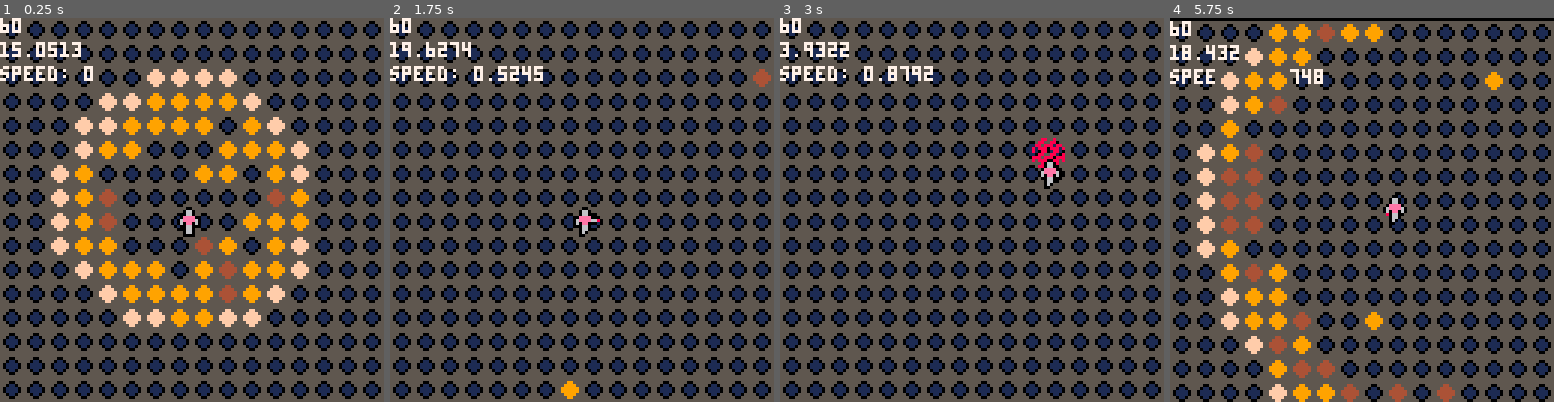
Above: before the commit, frames 1-4 (left to right).
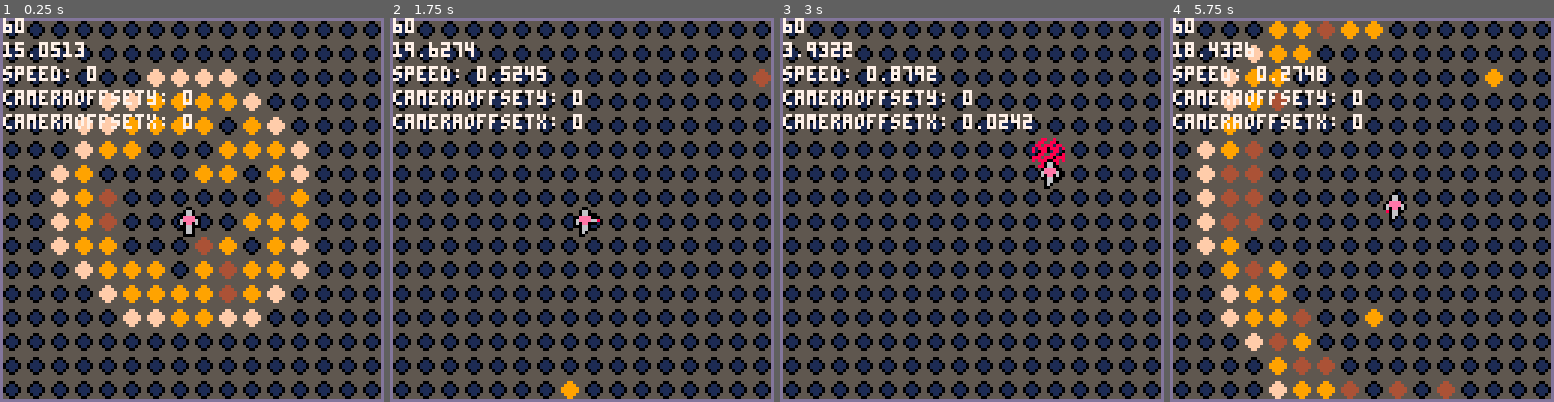
Above: after the commit, the same moments.

Repository: austin-m2/PICO-8-Carts
Game: PICO-8 cartridge arena.p8
Same seed, same stepped clock (60 frames per second), same inputs: the game is played once before the commit and once after it.
Inputs:
- Up to frame 1 (0.25 s): no input
- Up to frame 2 (1.75 s): tap X (X key) at 0.33, 1.07 s; tap O (Z key) at 0.7, 1.7 s; hold Right from 1.6 s (still down)
- Up to frame 3 (3 s): tap X (X key) at 1.85, 2.97 s; release Right at 2.1 s; tap O (Z key) at 2.1, 2.5, 2.9 s; hold Up 2.15-2.42 s; hold Right from 2.47 s (still down)
- Up to frame 4 (5.75 s): release Right at 3.03 s; hold Left 3.08-3.58 s; tap O (Z key) every 0.4 s from 3.3 to 5.7 s; hold Down 3.63-3.97 s; hold Right 4.02-4.68 s; tap X (X key) at 4.08, 5.2 s; hold Up 4.73-5.03 s; hold Left 5.08-5.68 s; hold Down from 5.73 s (still down)

The runs differ from the first frame. In frame 1, 5.8% of the frame differs, in the area x 0-100%, y 0-100%; in frame 2, 6.1%; in frame 3, 6.3%; in frame 4, 34%.

Commit message:
Removed old, unused functions

Diff:
--- a/arena.p8
+++ b/arena.p8
@@ -1,5 +1,5 @@
 pico-8 cartridge // http://www.pico-8.com
-version 11
+version 14
 __lua__
 
 player = {}
@@ -96,15 +96,6 @@
 	cls()
 	map(0,0,0,0,16,16)
 
-	if (stat(7) > highestmem) then highestmem = stat(7) end
-	print(highestmem,0,0,7)
-
-
-	print(cpu, 0, 8, 7)
-    print("speed: "..sqrt(player.dx^2 + player.dy^2), 0, 16, 7)
-
-
-
 	tiles_draw()
 
 	--draw shots above player
@@ -124,7 +115,22 @@
 		end
 	end
 
-
+    --draw border
+    --fillp(0b1000011110001000)
+    c = 13
+    line(0, 0, 0, 127, c)
+    line(127, 0, 127, 127, c)
+    line(0, 0, 127, 0, c)
+    line(0, 127, 127, 127, c)
+    --fillp(0b0000000000000000)
+
+    --debug text
+    if (stat(7) > highestmem) then highestmem = stat(7) end
+    print(highestmem,1,0,7)
+    print(cpu, 1, 8, 7)
+    print("speed: "..sqrt(player.dx^2 + player.dy^2), 1, 16, 7)
+    print("cameraoffsety: "..cameraoffsety, 1, 24, 7)
+    print("cameraoffsetx: "..cameraoffsetx, 1, 32, 7)
 
 
 end
@@ -323,10 +329,10 @@
 		--player.dy = clamp(player.dy, -maxspeed, maxspeed)
 
 		--push player if out of bounds
-		if(player.x <= 7) then player.dx += -.18 * (player.x - 7) end
-		if(player.x >= 122) then player.dx -= .18 * (player.x - 122) end
-		if(player.y <= 7) then player.dy += -.18 * (player.y - 7) end
-		if(player.y >= 122) then player.dy -= .18 * (player.y- 122) end
+		if(player.x <= 5) then player.dx += -.18 * (player.x - 5) end
+		if(player.x >= 124) then player.dx -= .18 * (player.x - 124) end
+		if(player.y <= 1) then player.dy += -.18 * (player.y - 1) end
+		if(player.y >= 118) then player.dy -= .18 * (player.y- 118) end
 
 		--friction force
         if(player.state == "idle") then
@@ -675,7 +681,7 @@
 
 
 	end
-	if((shadow[1].y >= 122 and shadow[1].dy >= 0) or (shadow[1].y <= 0 and shadow[1].dy <= 0)) then
+	if((shadow[1].y >= 120 and shadow[1].dy >= 0) or (shadow[1].y <= 0 and shadow[1].dy <= 0)) then
 		cameraoffsety += -1.8 * shadow[1].dy
 		shadow[1].dy = -shadow[1].dy * .6
 	end
@@ -740,180 +746,12 @@
 end
 
 
-function shoot_old()
-
-	local newshot = {}
-	newshot.timer = 8
-	newshot.dir = shotdir
-
-	if(shotdir=="east") then
-		startpoint = {player.x+8,player.y+3}
-		i = 6
-		cameraoffsetx = 3
-	end
-	if(shotdir=="northeast") then
-		startpoint = {player.x+7, player.y+1}
-		i = 5
-		cameraoffsetx = 2 --bump camera
-		cameraoffsety = -2
-	end
-	if(shotdir=="north") then
-		startpoint = {player.x+6, player.y+1}
-		i = 6
-		cameraoffsety=-3
-	end
-	if(shotdir=="northwest") then
-		startpoint = {player.x-1, player.y+1}
-		i = 5
-		cameraoffsetx=-2
-		cameraoffsety=-2
-	end
-	if(shotdir=="west") then
-		startpoint = {player.x-1, player.y+3}
-		i = 6
-		cameraoffsetx=-3
-	end
-	if(shotdir=="southwest") then
-		startpoint = {player.x-1, player.y+5}
-		i = 5
-		cameraoffsetx=-2
-		cameraoffsety=2
-	end
-	if(shotdir=="south") then
-		startpoint = {player.x+1, player.y+5}
-		i = 6
-		cameraoffsety=3
-	end
-	if(shotdir=="southeast") then
-		startpoint = {player.x+8, player.y+5}
-		i = 5
-		cameraoffsetx=2
-		cameraoffsety=2
-	end
-
-	--create four beams of shots
-	add(shots,startpoint)
-	for x=1,i,1 do add(shots, addshot(3,shots[#shots],1)) end
-	add(shots,startpoint)
-	for x=1,i+1,1 do add(shots, addshot(1,shots[#shots],1)) end
-	add(shots,startpoint)
-	for x=1,i+1,1 do add(shots, addshot(1,shots[#shots],-1)) end
-	add(shots,startpoint)
-	for x=1,i,1 do add(shots, addshot(3,shots[#shots],-1)) end
-…(4 lines of a section not shown)…
-end
-
-function addshot(chance, prev, sign) --chance = #/5, prev = prev shot, sign: 1 for up, -1 for down
-	local temp = flr(rnd(5))
-	local newshot = {}
-
-	--east
-	if(shotdir=="east") then
-		if(temp<chance) then
-			newshot = {prev[1]+1, prev[2]-sign}
-		else
-			newshot = {prev[1]+1, prev[2]}
-		end
-		return newshot
-	end
-
-	--northeast
-	if(shotdir=="northeast") then
-		if(temp<chance) then
-			newshot = {prev[1]+1-sign, prev[2]-1-sign}
-		else
-			newshot = {prev[1]+1, prev[2]-1}
-		end
-		return newshot
-	end
-
-	--north
-	if(shotdir=="north") then
-		if(temp<chance) then
-			newshot = {prev[1]-sign, prev[2]-1}
-		else
-			newshot = {prev[1], prev[2]-1}
-		end
-		return newshot
-	end
-
-	--northwest
-	if(shotdir=="northwest") then
-		if(temp<chance) then
-			newshot = {prev[1]-1+sign, prev[2]-1-sign}
-		else
-			newshot = {prev[1]-1, prev[2]-1}
-		end
-		return newshot
-	end
-
-	--west
-	if(shotdir=="west") then
-		if(temp<chance) then
-			newshot = {prev[1]-1, prev[2]+sign}
-		else
-			newshot = {prev[1]-1, prev[2]}
-		end
-		return newshot
-	end
-
-	--southwest
-	if(shotdir=="southwest") then
-		if(temp<chance) then
-			newshot = {prev[1]-1+sign, prev[2]+1+sign}
-		else
-			newshot = {prev[1]-1, prev[2]+1}
-		end
-		return newshot
-	end
-
-	--south
-	if(shotdir=="south") then
-		if(temp<chance) then
-			newshot = {prev[1]+sign, prev[2]+1}
-		else
-			newshot = {prev[1], prev[2]+1}
-		end
-		return newshot
-	end
-
-	--southeast
-	if(shotdir=="southeast") then
-		if(temp<chance) then
-			newshot = {prev[1]+1-sign, prev[2]+1+sign}
-		else
-			newshot = {prev[1]+1, prev[2]+1}
-		end
-		return newshot
-	end
-end
-
-function shots_update_old()
-	if(shotlifetimer >4) then
-		shotcolor = 8
-	else
-		shotcolor = 2
-	end
-
-	if (shotlifetimer > 0) then
-		shotlifetimer-=1
-	else
-		for v in all(shots) do del(shots,v) end --delete shots if timer reaches 0
-	end
-end
-
-function drawshot(shot)
-	pset(shot[1],shot[2],shotcolor)
-end
-
-
-
 function camera_update()
-	cameraoffsetx = lerp(cameraoffsetx,0,.4)
+    cameraoffsetx = lerp(cameraoffsetx,0,.4)
 	cameraoffsety = lerp(cameraoffsety,0,.4)
+    if (cameraoffsetx <= 0 and cameraoffsetx > -.2) then cameraoffsetx = 0 end
+    if (cameraoffsety <= 0 and cameraoffsety > -.2) then cameraoffsety = 0 end
+
 	camera(cameraoffsetx,cameraoffsety)
 end
 
